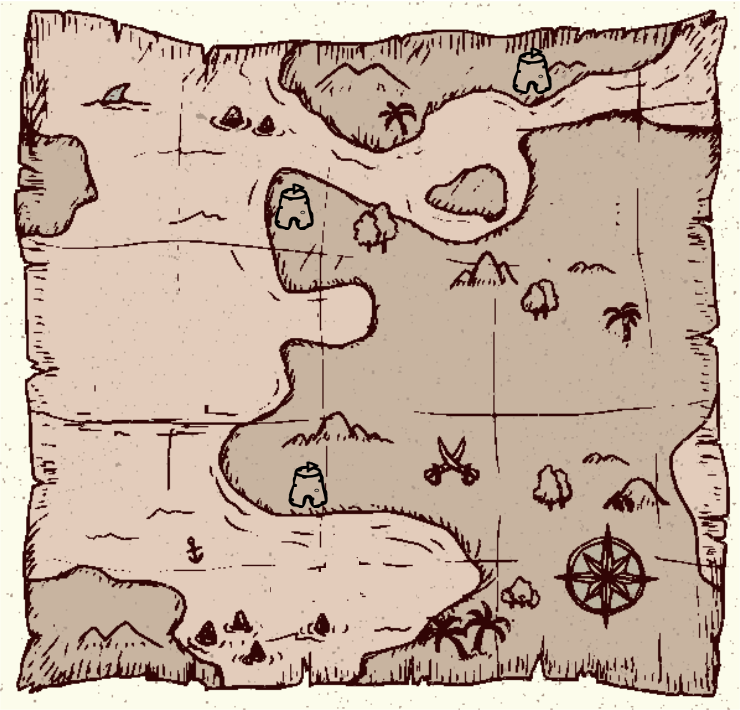
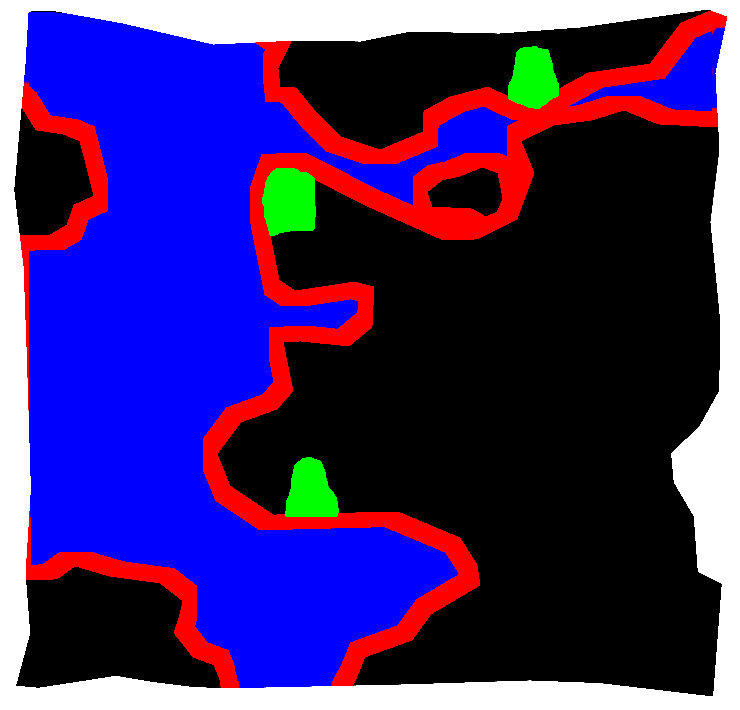
Before/after of a (740, 710) layered artwork. What changed in the layer stack:
showed "map outline" over [0, 1, 740, 710]
renamed "cities" to "city guide", showed it, painted on it over [262, 42, 560, 517]
showed "land" over [14, 10, 727, 696]
showed "shallows" over [0, 1, 740, 710]
showed "water" over [14, 10, 727, 696]
